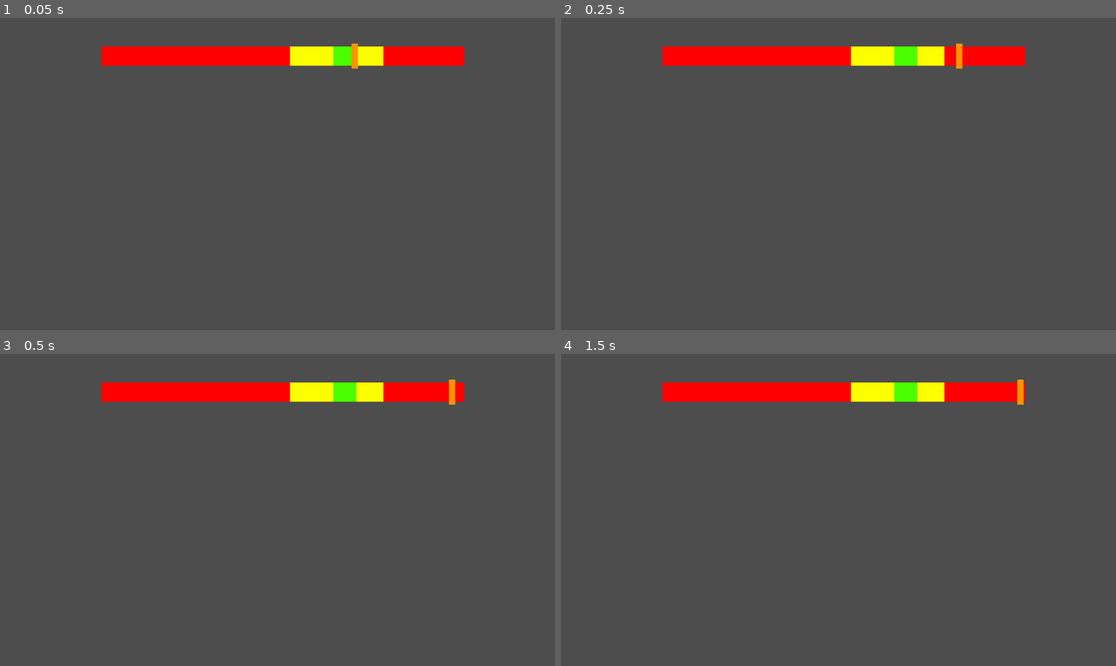
Above: before the commit, frames 1-4 (two rows, left to right).
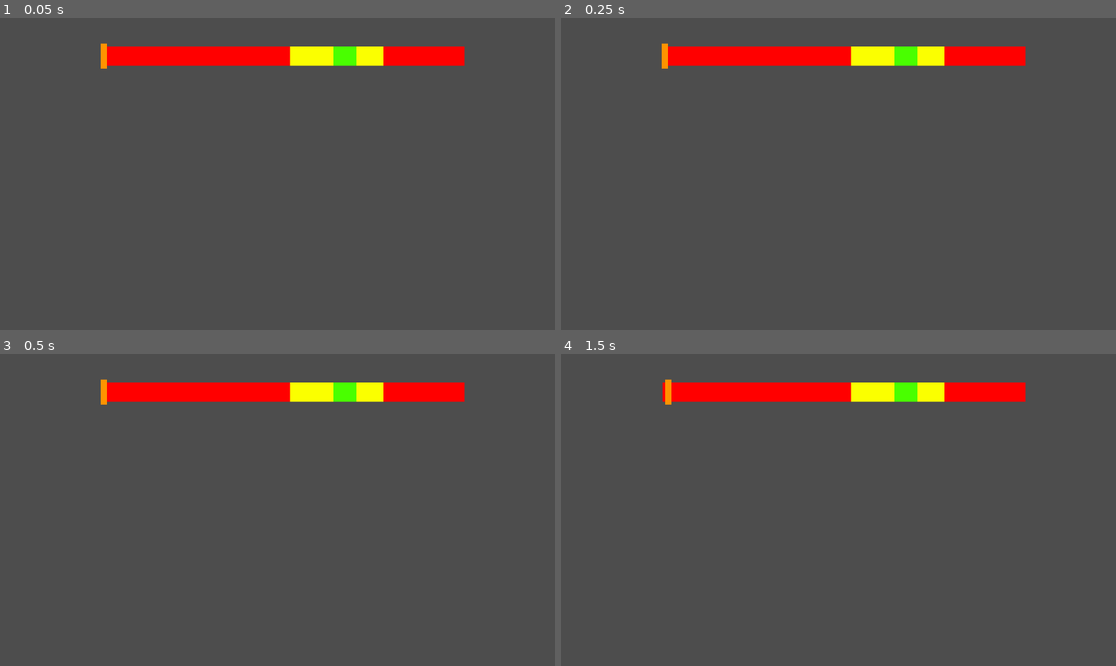
Above: after the commit, the same moments.

Repository: noah-eben/Grain-Harvesters-Game
Game: Godot game, scene res://scenes/test scenes/grain_fill_test.tscn
The game is run twice, just before and just after one commit, with the same random seed, the same clock (stepped at 60 frames per second) and the same inputs. Before the commit the project starts from res://scenes/test scenes/price_stock_test.tscn.
Inputs:
- Up to frame 1 (0.05 s): no input
- Up to frame 2 (0.25 s): no input
- Up to frame 3 (0.5 s): no input
- Up to frame 4 (1.5 s): tap Enter (ui_accept) at 0.5, 1.35 s; hold Right (ui_right) 0.53-1.28 s; hold Enter (ui_accept) 0.53-1.28 s

The runs differ from the first frame. In frame 1, 0.2% of the frame differs, in the area x 18-65%, y 8-17%; in frame 2, 0.2%; in frame 3, 0.2%, in the area x 18-83%, y 8-17%; in frame 4, 0.2%.

Commit message:
made grain fill physics bar

Diff:
--- a/project.godot
+++ b/project.godot
@@ -11,7 +11,7 @@
 [application]
 
 config/name="Grain Harvester Game"
-run/main_scene="res://scenes/test scenes/price_stock_test.tscn"
+run/main_scene="res://scenes/test scenes/grain_fill_test.tscn"
 config/features=PackedStringArray("4.3", "GL Compatibility")
 boot_splash/show_image=false
 config/icon="res://icon.svg"
--- a/scenes/test scenes/grain_fill_test.tscn
+++ b/scenes/test scenes/grain_fill_test.tscn
@@ -1,3 +1,96 @@
-[gd_scene format=3 uid="uid://uycmkcbi2wsk"]
+[gd_scene load_steps=2 format=3 uid="uid://uycmkcbi2wsk"]
+
+[sub_resource type="GDScript" id="GDScript_2vise"]
+script/source = "extends Node2D
+
+@onready var red_zone: ColorRect = $redZone
+@onready var yellow_zone: ColorRect = $yellowZone
+@onready var green_zone: ColorRect = $greenZone
+@onready var moving_bar: ColorRect = $movingBar
+
+@onready var isBarMoving: bool = true
+@onready var isAccelerating: bool = false
+@onready var hasBeenPressed: bool = false
+@onready var score: String = 'nil'
+@onready var barSpeed: float = 0.00
+@onready var acceleration: float = 30.00
+@onready var decceleration: float = 40.00
+@onready var maxSpeed: float = 10.00
+
+func _process(delta: float) -> void:
+	updateBar(delta)
+	trackBar(delta)
+	print(trackBar(delta))
+	return
+
+func updateBar(delta):
+	if not isBarMoving:
+		return
+
+	if hasBeenPressed == false:
+		if Input.is_action_pressed('ui_accept'):
+			isAccelerating = true
+
+		if Input.is_action_just_released(\"ui_accept\"):
+			isAccelerating = false
+			hasBeenPressed = true
+
+	if isAccelerating:
+		barSpeed = barSpeed + acceleration * delta
+	else:
+		barSpeed = barSpeed - decceleration * delta
+
+	if barSpeed <= 0:
+		barSpeed = 0
+	elif barSpeed >= maxSpeed:
+		barSpeed = maxSpeed
+
+	if moving_bar.position.x > (red_zone.position.x + red_zone.size.x):
+		moving_bar.position.x = red_zone.position.x + red_zone.size.x - moving_bar.size.x
+
+	moving_bar.position.x += barSpeed
+	return
+
+func trackBar(delta):
+	if yellow_zone.position.x < moving_bar.position.x and moving_bar.position.x < yellow_zone.position.x + yellow_zone.size.x:
+		score = 'B'
+		if green_zone.position.x < moving_bar.position.x + moving_bar.size.x/2 and moving_bar.position.x < green_zone.position.x + green_zone.size.x:
+			score = \"A\"
+			return score
+		return score
+	else:
+		score = 'C'
+	#print(score)
+	return score
+"
 
 [node name="grain_fill_test" type="Node2D"]
+script = SubResource("GDScript_2vise")
+
+[node name="redZone" type="ColorRect" parent="."]
+offset_left = 211.0
+offset_top = 59.0
+offset_right = 964.0
+offset_bottom = 99.0
+color = Color(1, 0, 0, 1)
+
+[node name="yellowZone" type="ColorRect" parent="."]
+offset_left = 602.0
+offset_top = 59.0
+offset_right = 796.0
+offset_bottom = 99.0
+color = Color(0.984314, 1, 0, 1)
+
+[node name="greenZone" type="ColorRect" parent="."]
+offset_left = 692.0
+offset_top = 59.0
+offset_right = 740.0
+offset_bottom = 99.0
+color = Color(0.286275, 1, 0, 1)
+
+[node name="movingBar" type="ColorRect" parent="."]
+offset_left = 209.0
+offset_top = 53.0
+offset_right = 222.0
+offset_bottom = 105.0
+color = Color(1, 0.576471, 0, 1)
